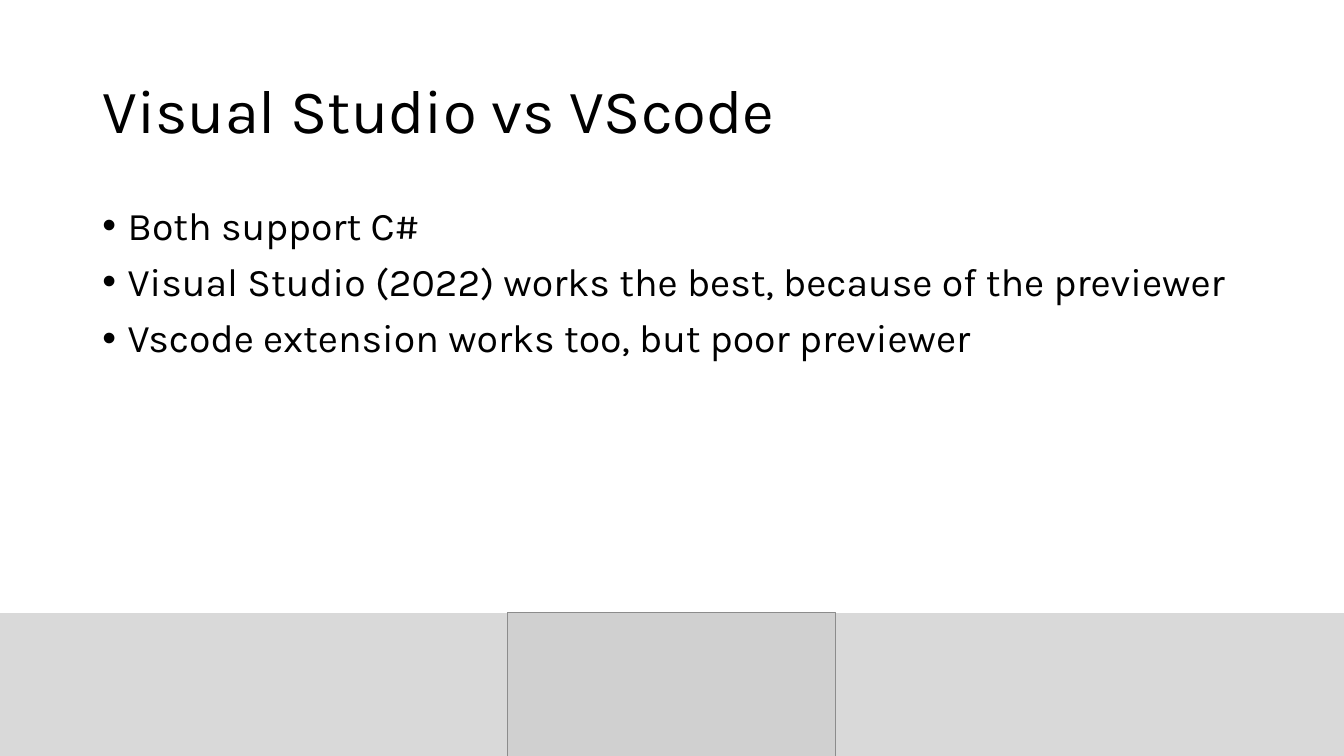
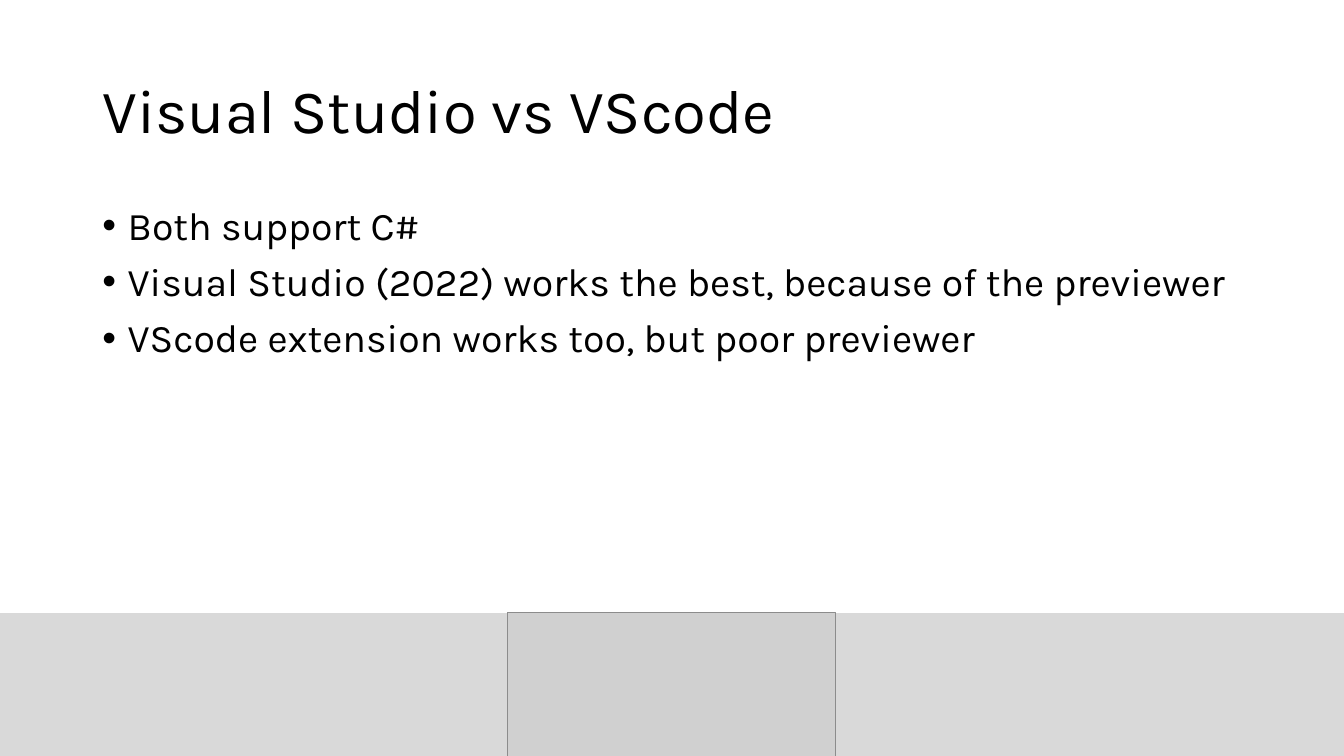
Before and after one commit to sebivenlo/esd-2024-avaloniaui, a slide deck: slide 8 of presentation/AvaloniaUI_presentation_GlennChanges.pptx. Drawn at 1344x756 pixels with LibreOffice and Linux fonts; fonts in the diff are those of the drawing; grey boxes stand for pictures. Boxes give left, top, right and bottom in pixels: in the first picture for what was removed or moved away, otherwise in the second. Text is boxed around its words. In the diff, an @@ line names an element or a change of style, - is before the commit and + after.

```diff
--- a/presentation/AvaloniaUI_presentation_GlennChanges.pptx
+++ b/presentation/AvaloniaUI_presentation_GlennChanges.pptx
@@ text at (128, 325, 975, 362): text changed @@
-• Vscode extension works too, but poor previewer
+• VScode extension works too, but poor previewer
```
Also in this commit, not shown: 3 other slides changed.
